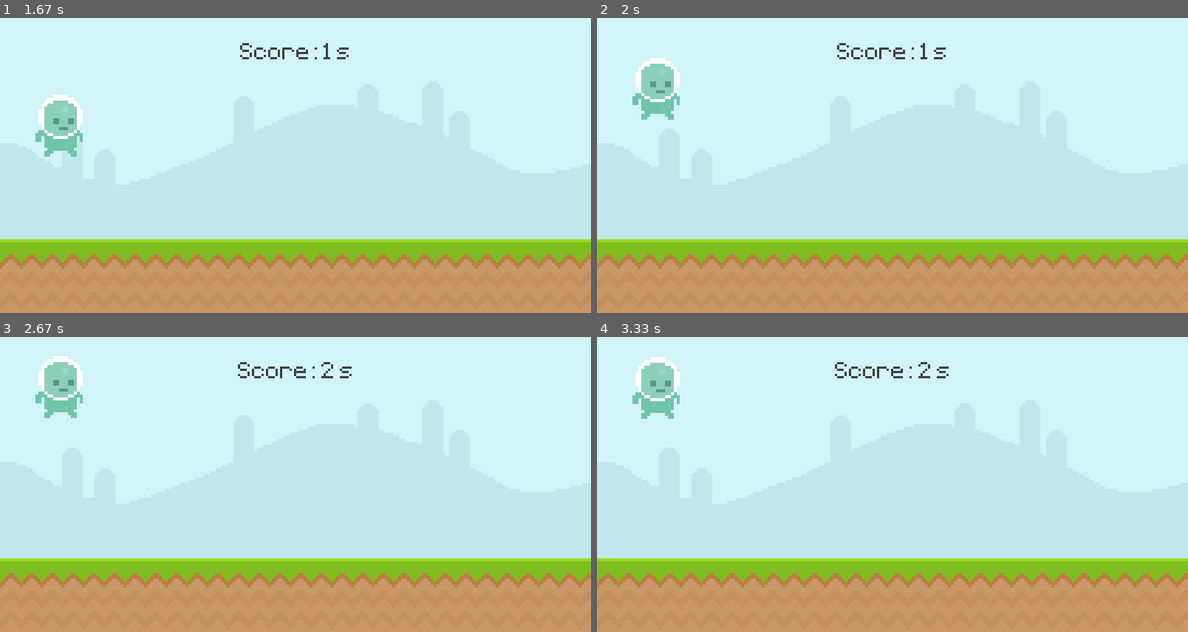
Above: before the commit, frames 1-4 (two rows, left to right).
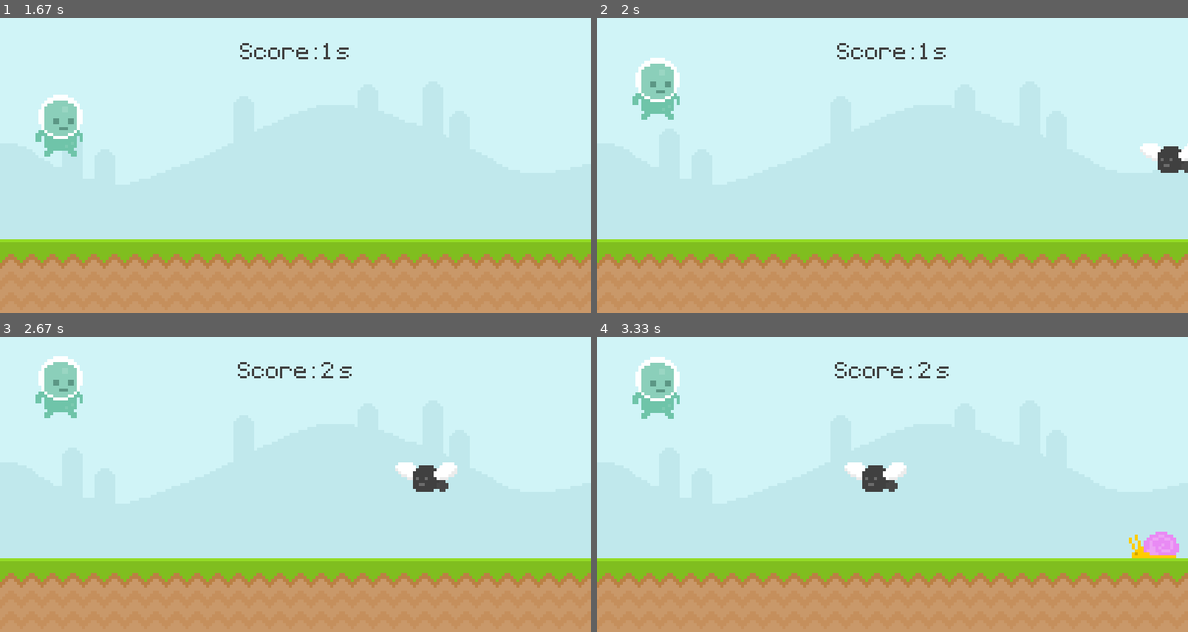
Above: after the commit, the same moments.

Repository: bstew794/PyGame_Tutorial
Game: pygame game, started from Runner.py
The game is run twice, just before and just after one commit, with the same random seed, the same clock (stepped at 60 frames per second) and the same inputs.
Inputs (mouse positions are in pixels of both pictures, inside the frame that each line leads up to):
- Up to frame 1 (1.67 s): tap Space at 0.33 s; click (59, 206) at 0.72 s; click (59, 206) at 1.55 s
- Up to frame 2 (2 s): no input
- Up to frame 3 (2.67 s): tap Space at 2.33 s
- Up to frame 4 (3.33 s): tap Space at 2.73, 3.03 s

Frame 1 is identical in both runs. In frame 2, 0.6% of the frame differs, in the area x 91-100%, y 42-53%; in frame 3, 0.7%; in frame 4, 1.3%, in the area x 41-99%, y 42-75%.

Commit message:
Added multiple enemies to game state with a new type as well

Diff:
--- a/Runner.py
+++ b/Runner.py
@@ -2,9 +2,10 @@
 # import necessary modules
 import pygame
 from sys import exit
-
-
-# this function helps calculate the score of the player
+from random import randint
+
+
+# This function helps calculate the score of the player
 def disp_scor():
     # calculate number of seconds spent alive
     curr_time = int((pygame.time.get_ticks() - star_time) / 1000)
@@ -17,14 +18,50 @@
     return curr_time
 
 
-# initialize the pygame system to allow me to run and display the game
+# This function moves each obstacle in the provided list
+def obst_move(obst_list):
+    # Check if the obstacle lsit is empty
+    if obst_list:
+        # Iterate through the obstacle list
+        for obst_rect in obst_list:
+            # Move the obstacle by 5 pixels to the left
+            obst_rect.left -= 5
+
+            # Display a snail if the obastacle is touching the ground, and a fly otherwise
+            if obst_rect.bottom == 300:
+                screen.blit(snal_surf, obst_rect)
+            else:
+                screen.blit(fly_surf, obst_rect)
+
+
+        # Remove obstacles that are now offscreen
+        obst_list = [obst for obst in obst_list if obst.right >= 0]
+
+
+        # Return the obstacle list for overwriting
+        return obst_list
+    # Logic required if an empty list is passed into the function
+    else:
+        return []
+
+
+# This function checks for collision between the player and obstacles
+def chec_for_coll(play, obst_list):
+    if obst_list:
+        for obst_rect in obst_list:
+            if play.colliderect(obst_rect):
+                return False
+    return True
+
+
+# Initialize the pygame system to allow me to run and display the game
 pygame.init()
 
 # Set the name of the window
 pygame.display.set_caption('Runner')
 
 
-# define some variables that will be used in the rest of the code including the screen, clock, and fonts
+# Define some variables that will be used in the rest of the code including the screen, clock, and fonts
 screen = pygame.display.set_mode((800, 400))
 clock = pygame.time.Clock()
 pixe_font = pygame.font.Font('Font/PixelType.ttf', 50)
@@ -32,64 +69,71 @@
 star_time = 0
 score = 0
 
-# define some surfaces including the environment, actors, and text
+# Define some surfaces including the environment, actors, and text
 sky_surf = pygame.image.load('Graphics/Enviroment/sky.png').convert_alpha()
 grnd_surf = pygame.image.load('Graphics/Enviroment/ground.png').convert_alpha()
 snal_surf = pygame.image.load('Graphics/Enemies/Snail/snail1.png').convert_alpha()
+fly_surf = pygame.image.load('Graphics/Enemies/Fly/fly1.png').convert_alpha()
 play_surf = pygame.image.load('Graphics/Player/walk1.png').convert_alpha()
 play_stan = pygame.image.load('Graphics/Player/stand.png').convert_alpha()
 play_stan = pygame.transform.rotozoom(play_stan, 0, 2)
 game_name = pixe_font.render('Pixel Runner', False, (111, 196, 169))
 game_mess = pixe_font.render('Press space to run', False, (111, 196, 169))
 
-# define a rectangle hitbox for the player, enemies, and menu items
-snal_rect = snal_surf.get_rect(bottomleft = (800, 300))
+# Define a rectangle hitbox for the player, and menu items
 play_rect = play_surf.get_rect(midbottom = (80, 300))
 stan_rect = play_stan.get_rect(center = (400, 200))
 name_rect = game_name.get_rect(center = (400, 80))
 mess_rect = game_mess.get_rect(center = (400, 330))
 
-# define player attributes
+# Define obstacles list
+obst_rects = []
+
+# Define player attributes
 play_grav = 0
 
-# define timer variables
+# Define timer variables
 obst_tmer = pygame.USEREVENT + 1
-pygame.time.set_timer(obst_tmer, 900)
-
-# main game loop
+pygame.time.set_timer(obst_tmer, 1400)
+
+# Main game loop
 while True:
-    # check for user input events
+    # Check for user input events
     for event in pygame.event.get():
-        # exit the game and close the window if the red x is pressed
+        # Exit the game and close the window if the red x is pressed
         if event.type == pygame.QUIT:
             pygame.quit()
             exit()
 
 
-        # player input during an active game state
+        # Player input during an active game state
         if game_actv:
-            # jump if the player is clicked on
+            # Jump if the player is clicked on
             if event.type == pygame.MOUSEBUTTONDOWN:
                 if play_rect.collidepoint(event.pos):
                     if play_rect.bottom >= 300:
                         play_grav = -20
 
-            # jump if space key is pressed
+            # Jump if space key is pressed
             if event.type == pygame.KEYDOWN:
                 if event.key == pygame.K_SPACE:
                     if play_rect.bottom >= 300:
                             play_grav = -20
 
-            # timer logic
+            # Timer logic
             if event.type == obst_tmer:
-                print('test')
-        # player input during an inactive game state
+                # Conditionally add a new enemy to the obstacle list
+                if randint(0,2):
+                    obst_rects.append(snal_surf.get_rect(bottomleft = (randint(800, 1000), 300)))
+                else:
+                    obst_rects.append(fly_surf.get_rect(bottomleft = (randint(800, 1000), 210)))
+        # Player input during an inactive game state
         else:
-            # reset the game state if the space key is pressed
+            # Reset the game state if the space key is pressed
             if event.type == pygame.KEYDOWN:
                 if event.key == pygame.K_SPACE:
                     game_actv = True
-                    snal_rect.left = 800
+                    obst_rects = []
                     play_rect.bottom = 300
                     play_grav = 0
                     star_time = pygame.time.get_ticks()
@@ -97,68 +141,60 @@
 
     # The actual Game Logic
     if game_actv:
-        # display the skybox surface on the screen surface
+        # Display the skybox surface on the screen surface
         screen.blit(sky_surf, (0, 0))
 
-        # display the ground surface on the screen surface
+        # Display the ground surface on the screen surface
         screen.blit(grnd_surf, (0, 300))
 
 
-        # # move the snail to the left by a predetermined amount
-        # snal_rect.left -= 4
-
-        # # loops snail back to the right
-        # if snal_rect.right <= 0:
-        #     snal_rect.left = 800
-
-        # display the snail on the screen surface
-        # screen.blit(snal_surf, snal_rect)
-
-
-        # display the score surface on the screen surface
+        # Display the score surface on the screen surface
         score = disp_scor()
 
 
-        # manage player gravity
+        # Manage player gravity
         play_grav += 1
         play_rect.bottom += play_grav
 
-        # add ground collision
+        # Add ground collision
         if play_rect.bottom >= 300:
             play_rect.bottom = 300
             play_grav = 0 # original tutorial did not reset the gravity
 
-        # display the player on the screen surface
+        # Display the player on the screen surface
         screen.blit(play_surf, play_rect)
 
 
-        # Manage player collision with snails
-        if play_rect.colliderect(snal_rect):
-            game_actv = False
+        # Move the obstacles
+        obst_rects = obst_move(obst_rects)
+
+
+        # Manage player collision with obstacles
+        game_actv = chec_for_coll(play_rect, obst_rects)
     # The menu logic
     else:
-        # show player character standing
+        # Show player character standing
         screen.fill((94, 129, 162))
         screen.blit(play_stan, stan_rect)
 
 
-        # define score message surface and rectangle
+        # Define score message surface and rectangle
         scor_mess = pixe_font.render(f'Your score: {score} s', False, (111, 196, 169))
         scor_mess_rect = scor_mess.get_rect(center = (400, 330))
 
 
-        # show game name
+        # Show game name
         screen.blit(game_name, name_rect)
 
-        # conditionally show the game or score message
+        # Conditionally show the game or score message
         if score == 0:
             screen.blit(game_mess, mess_rect)
         else:
             screen.blit(scor_mess, scor_mess_rect)
 
 
-    # update the visual aspects of the game for each loop
+    # Update the visual aspects of the game for each loop
     pygame.display.update()
 
-    # limit the game to run at a maximum of roughly 60 frames a second
+    # Limit the game to run at a maximum of roughly 60 frames a second
     clock.tick(60)
Binary file added: Graphics/Enemies/Fly/fly1.png
Binary file added: Graphics/Enemies/Fly/fly2.png
